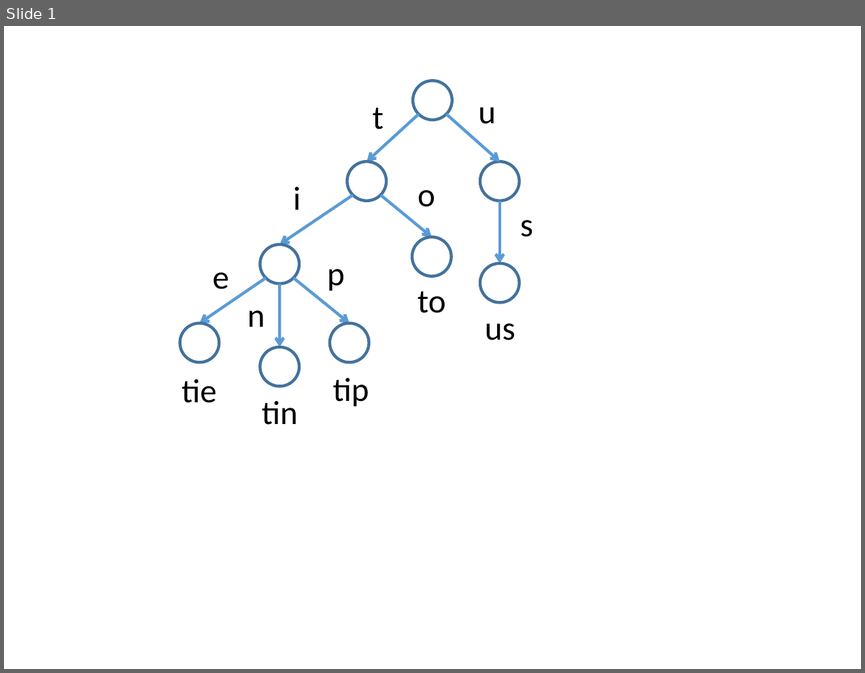
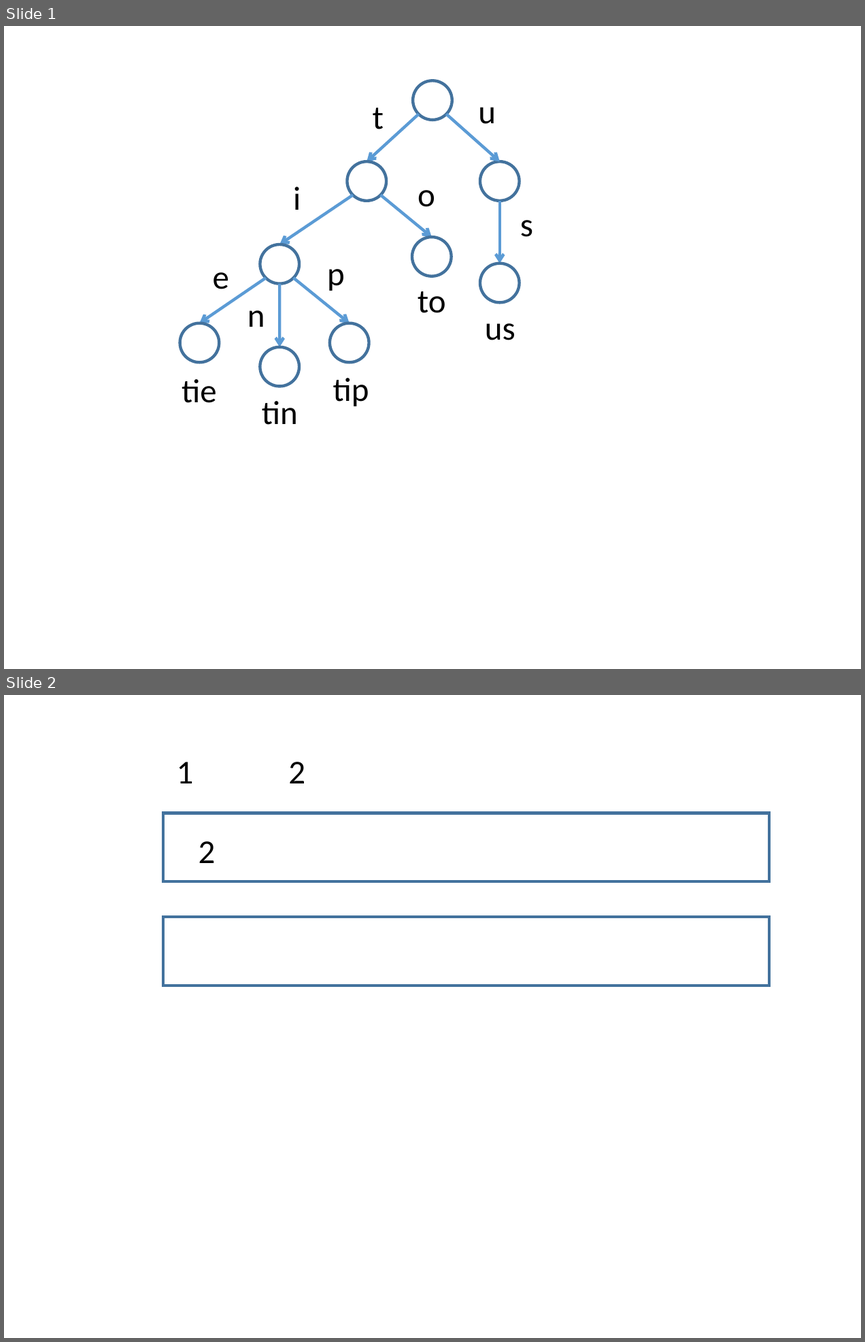
Before and after one commit to hshindo/DoubleArrayTrie.jl, a slide deck: figures.pptx. Shown one above the other, each under a label of ours: slide 1 before the commit, slides 1 and 2 after it. The pictures are 865x673 and 865x1342 pixels, drawn with LibreOffice and Linux fonts; fonts in the diff are those of the drawing. Boxes give left, top, right and bottom in pixels: in the first picture for what was removed or moved away, otherwise in the second. Text is boxed around its words. In the diff, an @@ line names an element or a change of style, - is before the commit and + after.

```diff
--- a/figures.pptx
+++ b/figures.pptx
@@ slide 2 added at [4, 695, 861, 1338], background #FFFFFF @@
@@ text added at [177, 762, 194, 783], 28 pt, text #000000 @@
+1
@@ text added at [288, 762, 305, 783], 28 pt, text #000000 @@
+2
@@ rectangle added at [163, 813, 769, 882], outline #43739E 2.5 pt @@
@@ text added at [198, 841, 215, 863], 28 pt, text #000000 @@
+2
@@ rectangle added at [163, 917, 769, 985], outline #43739E 2.5 pt @@
```
Also in this commit, not shown: 1 slide removed, 2 other files.
